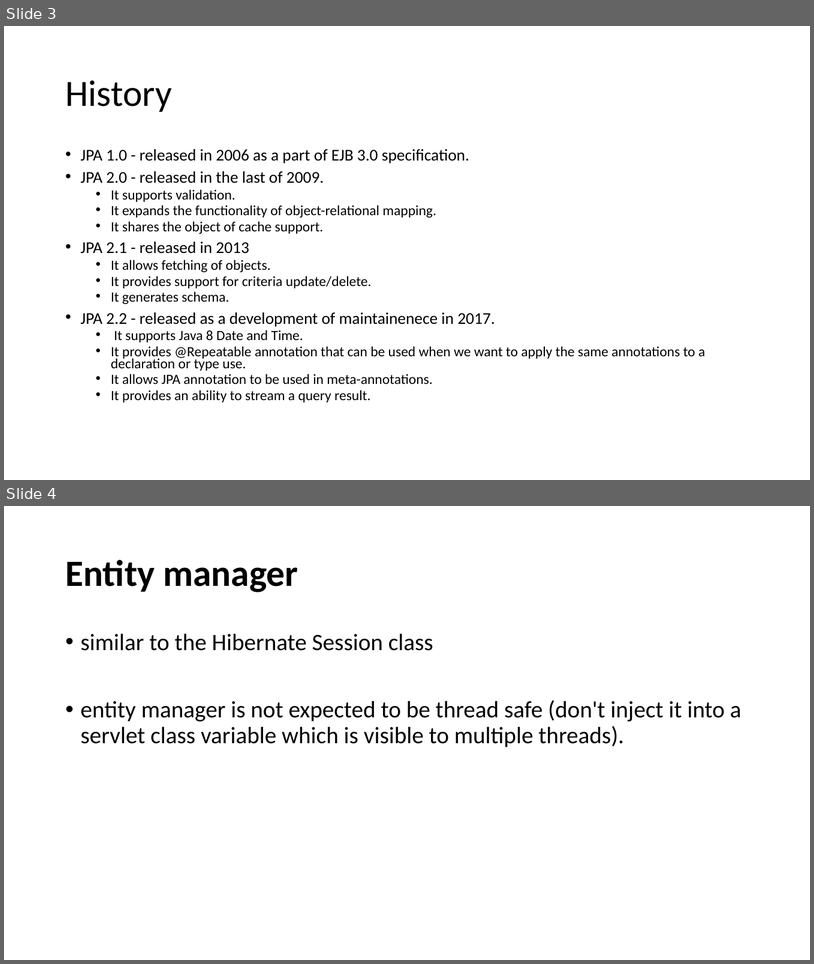
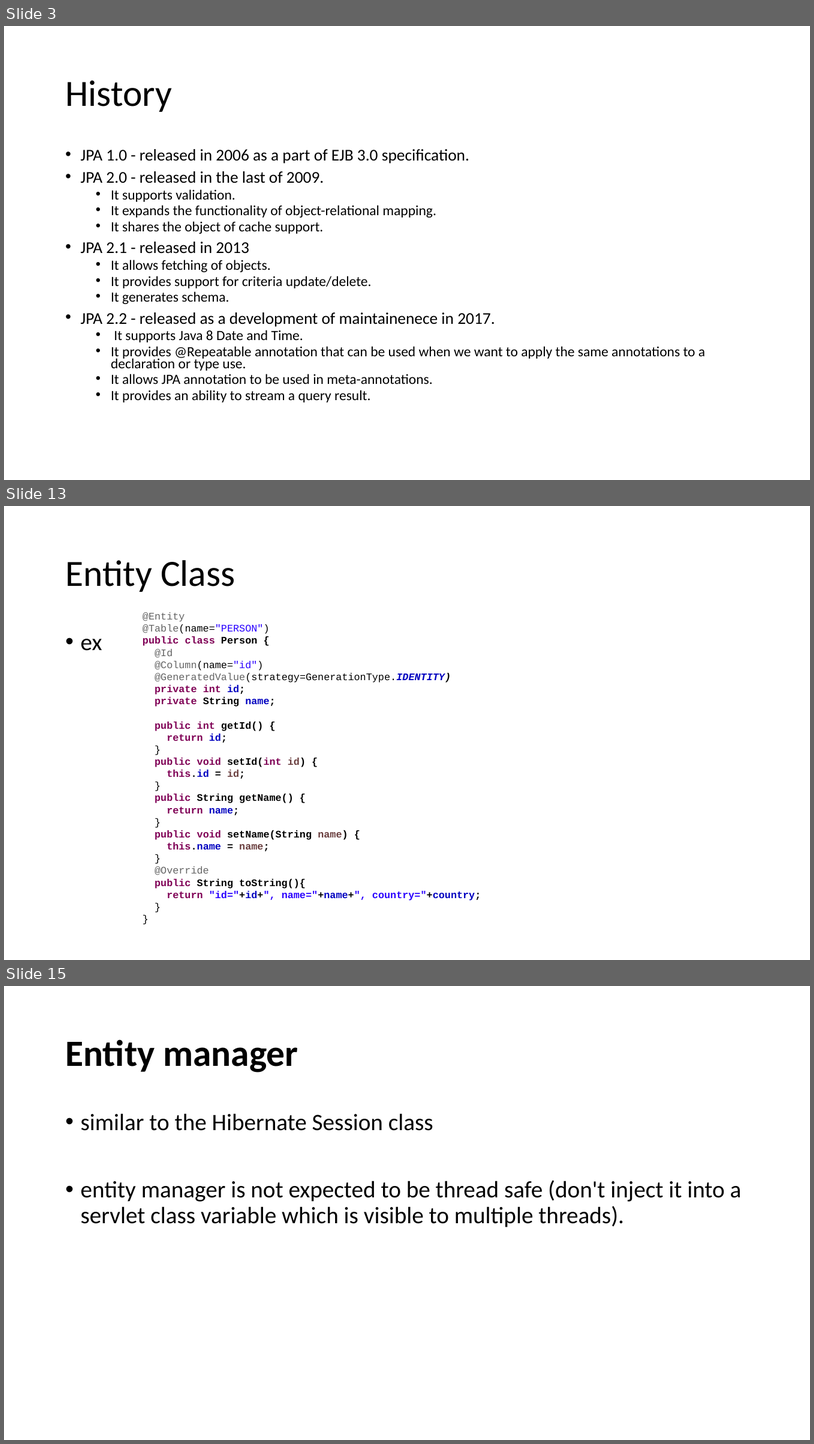
Before and after one commit to lawren43/mytest-repo, a slide deck: test-springmvc/doc/20181018-Spring JPA.pptx. Shown one above the other, each under a label of ours: slides 3 and 4 before the commit, slides 3, 13 and 15 after it; the slides between them are not shown. The pictures are 814x964 and 814x1444 pixels, drawn with LibreOffice and Linux fonts; fonts in the diff are those of the drawing. Boxes give left, top, right and bottom in pixels: in the first picture for what was removed or moved away, otherwise in the second. Text is boxed around its words. In the diff, an @@ line names an element or a change of style, - is before the commit and + after.

```diff
--- a/test-springmvc/doc/20181018-Spring JPA.pptx
+++ b/test-springmvc/doc/20181018-Spring JPA.pptx
@@ slide 13 added at bbox=[4, 506, 810, 960], background #FFFFFF @@
@@ title added at bbox=[65, 560, 236, 592], 44 pt, text #000000 @@
+Entity Class
@@ text added at bbox=[143, 612, 481, 900], 12 pt, text #000000, bold @@
+@Entity
+@Table(name="PERSON")
+public class Person {
+@Id
+@Column(name="id")
+@GeneratedValue(strategy=GenerationType.IDENTITY)
+private int id;
+private String name;
+public int getId() {
+return id;
+}
+public void setId(int id) {
+this.id = id;
+}
+public String getName() {
+return name;
+}
+public void setName(String name) {
+this.name = name;
+}
+@Override
+public String toString(){
+return "id="+id+", name="+name+", country="+country;
+}
+}
@@ text added at bbox=[81, 639, 102, 651], 28 pt, text #000000 @@
+• ex
@@ what was slide 4 is now slide 15 @@
```
Also in this commit, not shown: 1 slide changed, 16 other slides added, 3 other files.
